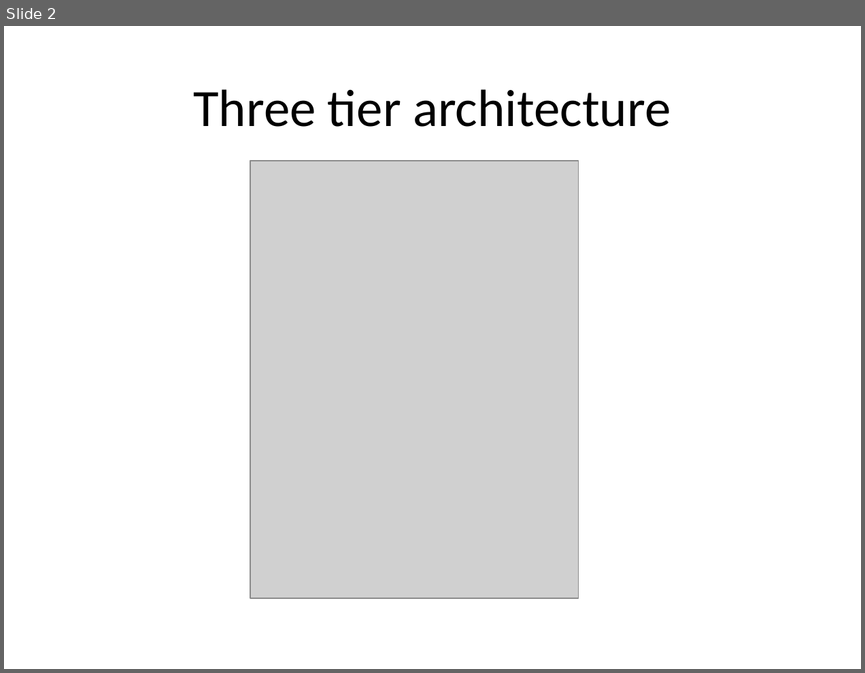
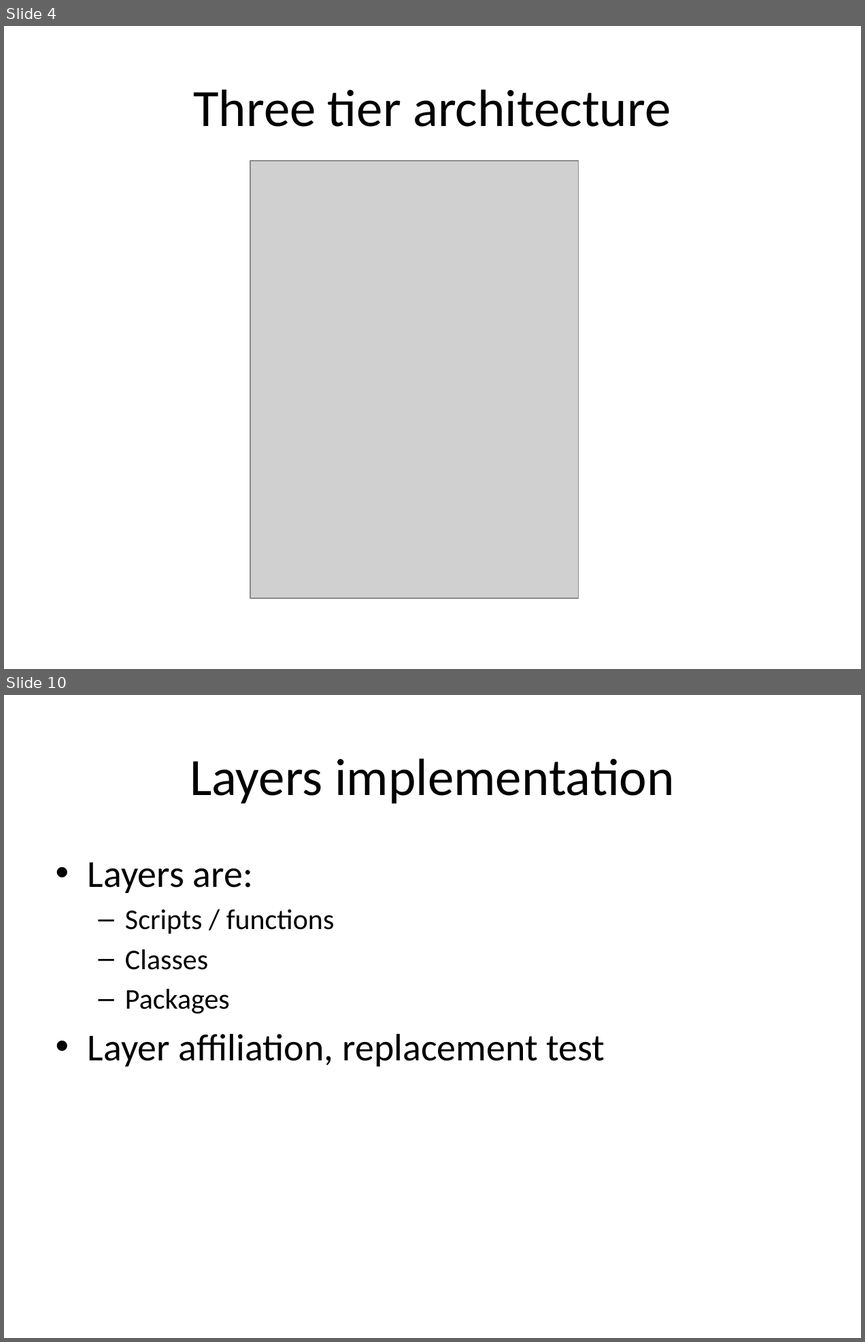
Before and after one commit to piotrcierpich/IntroToArchitecture, a slide deck: IntroToArchitecture.pptx. Shown one above the other, each under a label of ours: slide 2 before the commit, slides 4 and 10 after it; the slides between them are not shown. The pictures are 865x673 and 865x1342 pixels, drawn with LibreOffice and Linux fonts; fonts in the diff are those of the drawing; grey boxes stand for pictures. Boxes give left, top, right and bottom in pixels: in the first picture for what was removed or moved away, otherwise in the second. Text is boxed around its words. In the diff, an @@ line names an element or a change of style, - is before the commit and + after.

Commit message:
added layers and intro slides and text

```diff
--- a/IntroToArchitecture.pptx
+++ b/IntroToArchitecture.pptx
@@ slide 10 added at (x1=4, y1=695, x2=861, y2=1338), background #FFFFFF @@
@@ title added at (x1=190, y1=758, x2=674, y2=804), 44 pt, text #000000 @@
+Layers implementation
@@ text added at (x1=88, y1=862, x2=605, y2=1066), 32 pt, text #000000 @@
+• Layers are:
+  – Scripts / functions
+  – Classes
+  – Packages
+• Layer affiliation, replacement test
@@ what was slide 2 is now slide 4 @@
```
Also in this commit, not shown: 1 slide changed, 8 other slides added, 1 slide removed, 1 other file.
